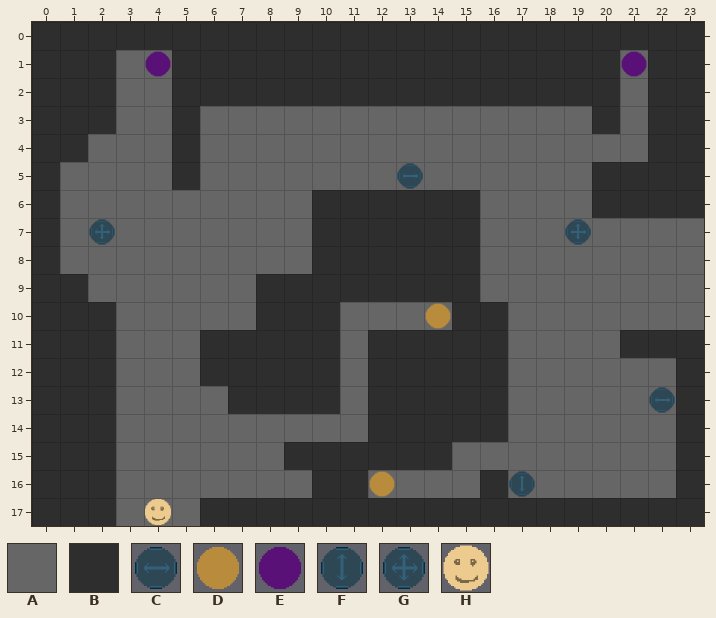
An edit to a level. Tiled map, android/assets/maps/mapES-2.tmx. Above: the version before the commit.
Cells are 64x64 px. Shown: x 0..23, y 0..17.
Key: from "tilset": A 0, B 1, C 3, D 4, E 5, F 6, G 7, H 8.
_ is an empty cell.
Layer "bg" before, first column x 0:
 0 BBBBBBBBBBBBBBBBBBBBBBBB
 1 BBBAABBBBBBBBBBBBBBBBABB
 2 BBBAABBBBBBBBBBBBBBBBABB
 3 BBBAABAAAAAAAAAAAAAABABB
 4 BBAAABAAAAAAAAAAAAAAAABB
 5 BAAAABAAAAAAAAAAAAAABBBB
 6 BAAAAAAAAABBBBBBAAAABBBB
 7 BAAAAAAAAABBBBBBAAAAAAAA
 8 BAAAAAAAAABBBBBBAAAAAAAA
 9 BBAAAAAABBBBBBBBAAAAAAAA
10 BBBAAAAABBBAAAABBAAAAAAA
11 BBBAAABBBBBABBBBBAAAABBB
12 BBBAAABBBBBABBBBBAAAAAAB
13 BBBAAAABBBBABBBBBAAAAAAB
14 BBBAAAAAAAAABBBBBAAAAAAB
15 BBBAAAAAABBBBBBAAAAAAAAB
16 BBBAAAAAAABBAAAABAAAAAAB
17 BBBAAABBBBBBBBBBBBBBBBBB
Layer "fg" before, first column x 0:
 0 ________________________
 1 ____E________________E__
 2 ________________________
 3 ________________________
 4 ________________________
 5 _____________C__________
 6 ________________________
 7 __G________________G____
 8 ________________________
 9 ________________________
10 ______________D_________
11 ________________________
12 ________________________
13 ______________________C_
14 ________________________
15 ________________________
16 ____________D____F______
17 ____H___________________
After the commit:
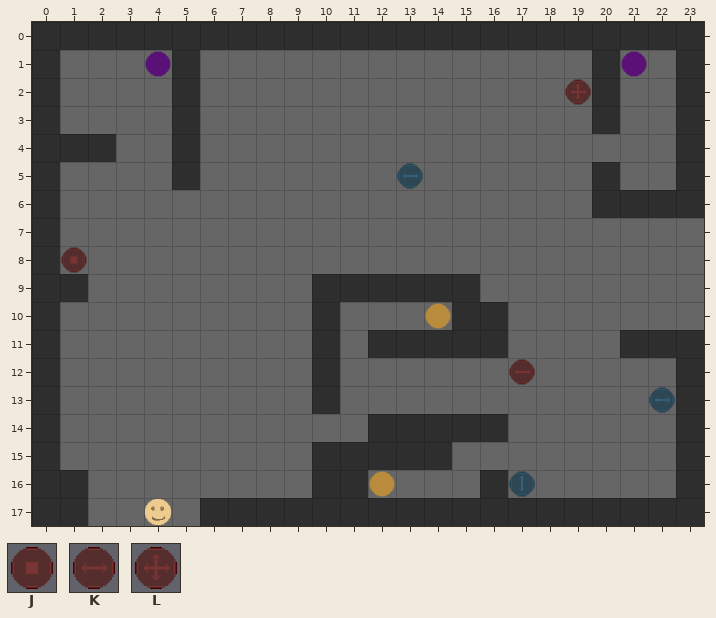
Further tiles: from "tilset": J 10, K 11, L 15.
Change:
Layer "bg":
y 1..2: x 1..2 BB -> AA; x 6..19 BBBBBBBBBBBBBB -> AAAAAAAAAAAAAA; x 22 B -> A
y 3: x 1..2 BB -> AA; x 22 B -> A
y 4: x 2 A -> B; x 22 B -> A
y 5: x 21..22 BB -> AA
y 6..8: x 10..15 BBBBBB -> AAAAAA
y 9: x 8..9 BB -> AA
y 10: x 1..2 BB -> AA; x 8..9 BB -> AA
y 11: x 1..2 BB -> AA; x 6..9 BBBB -> AAAA
y 12: x 1..2 BB -> AA; x 6..9 BBBB -> AAAA; x 12..16 BBBBB -> AAAAA
y 13: x 1..2 BB -> AA; x 7..9 BBB -> AAA; x 12..16 BBBBB -> AAAAA
y 14: x 1..2 BB -> AA
y 15: x 1..2 BB -> AA; x 9 B -> A
y 16..17: x 2 B -> A
Layer "fg":
y 2: x 19 _ -> L
y 7: x 2 G -> _; x 19 G -> _
y 8: x 1 _ -> J
y 12: x 17 _ -> K
Boxes around the changes in both pictures, in picture pixels (x1, y1, x2, y2):
changed: (60, 50, 116, 162)
changed: (200, 50, 592, 106)
changed: (620, 50, 676, 190)
changed: (200, 190, 535, 414)
changed: (61, 219, 115, 273)
removed: (565, 219, 591, 245)
changed: (60, 302, 116, 526)
changed: (284, 442, 312, 470)
